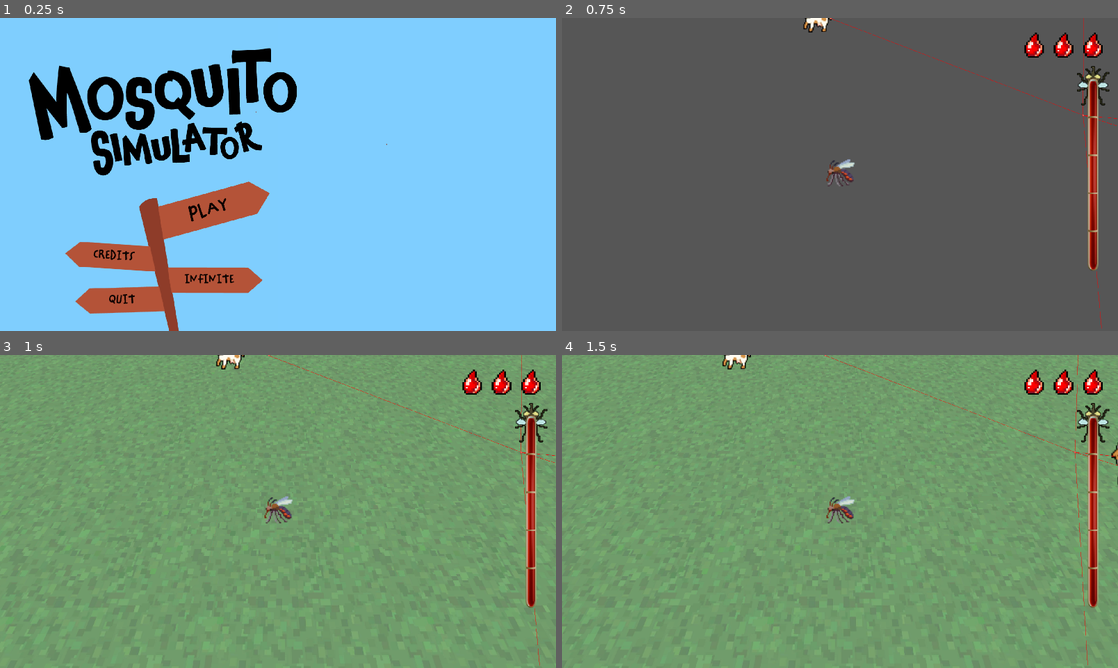
Above: before the commit, frames 1-4 (two rows, left to right).
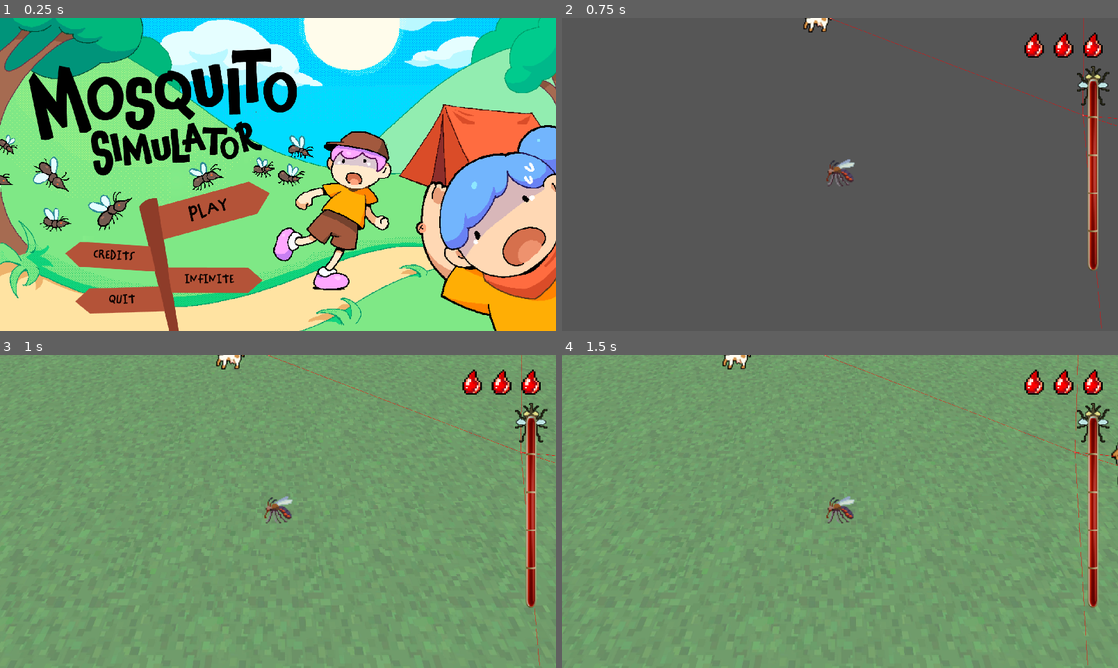
Above: after the commit, the same moments.

Repository: BrownRISDGameDevelopers/mosquito-simulator
Game: Godot game, scene res://scenes/MainMenu.tscn
Same seed, same stepped clock (60 frames per second), same inputs: the game is played once before the commit and once after it.
Inputs (mouse positions are in pixels of both pictures, inside the frame that each line leads up to):
- Up to frame 1 (0.25 s): no input
- Up to frame 2 (0.75 s): click "PLAY" at 0.5 s
- Up to frame 3 (1 s): no input
- Up to frame 4 (1.5 s): move the mouse to (962, 495) at 1.27 s; hold D (right) from 1.28 s (still down); hold Shift (sprint) from 1.28 s (still down)

The runs differ from the first frame. In frame 1, 87% of the frame differs, in the area x 0-100%, y 0-100%; in frame 2, nothing differs; in frame 3, nothing differs; in frame 4, nothing differs.
Error in both runs: Invalid assignment of property or key 'visible' with value of type 'bool' on a base object of type 'null instance'. (res://scripts/level_container.gd:42)

Commit message:
feat(ui): main menu bg

Diff:
--- a/scenes/MainMenu.tscn
+++ b/scenes/MainMenu.tscn
@@ -1,18 +1,13 @@
-[gd_scene load_steps=26 format=3 uid="uid://cu1ldntnivb8j"]
+[gd_scene load_steps=25 format=3 uid="uid://cu1ldntnivb8j"]
 
 [ext_resource type="Script" uid="uid://cp50y7rdio8mm" path="res://scripts/main_menu.gd" id="1_yqorp"]
 [ext_resource type="Texture2D" uid="uid://kh0ul6twtwiv" path="res://assets/ui/Title Screen.png" id="2_0ykhv"]
+[ext_resource type="Texture2D" uid="uid://kkot0buo7xr3" path="res://assets/ui/titleartmosquitonobuttons.png" id="2_mipys"]
 [ext_resource type="Texture2D" uid="uid://iqb8ynf551nq" path="res://assets/sign/infinite.png" id="3_2wh52"]
 [ext_resource type="Texture2D" uid="uid://byi518tu32x8t" path="res://assets/sign/play.png" id="3_ucygd"]
 [ext_resource type="FontFile" uid="uid://dnjrrjnmwxpyp" path="res://assets/fonts/Chinchilla Regular.otf" id="4_mipys"]
 [ext_resource type="Texture2D" uid="uid://cudp3ck61scs6" path="res://assets/sign/credits.png" id="6_8a8k8"]
 [ext_resource type="Texture2D" uid="uid://cmoiyncydlv5o" path="res://assets/sign/quit.png" id="7_7la6k"]
-
-[sub_resource type="Gradient" id="Gradient_ucygd"]
-colors = PackedColorArray(0.49894404, 0.8105613, 0.99999994, 1, 0.49803922, 0.8117647, 1, 1)
-
-[sub_resource type="GradientTexture1D" id="GradientTexture1D_mipys"]
-gradient = SubResource("Gradient_ucygd")
 
 [sub_resource type="Shader" id="Shader_ucygd"]
 code = "shader_type canvas_item;
@@ -683,14 +678,14 @@
 grow_vertical = 2
 script = ExtResource("1_yqorp")
 
-[node name="TextureRect2" type="TextureRect" parent="."]
+[node name="Background" type="TextureRect" parent="."]
 layout_mode = 1
 anchors_preset = 15
 anchor_right = 1.0
 anchor_bottom = 1.0
 grow_horizontal = 2
 grow_vertical = 2
-texture = SubResource("GradientTexture1D_mipys")
+texture = ExtResource("2_mipys")
 
 [node name="TextureRect" type="TextureRect" parent="."]
 layout_mode = 1
Binary file added: assets/ui/titleartmosquitonobuttons.png
Not shown, added: assets/ui/titleartmosquitonobuttons.png.import
